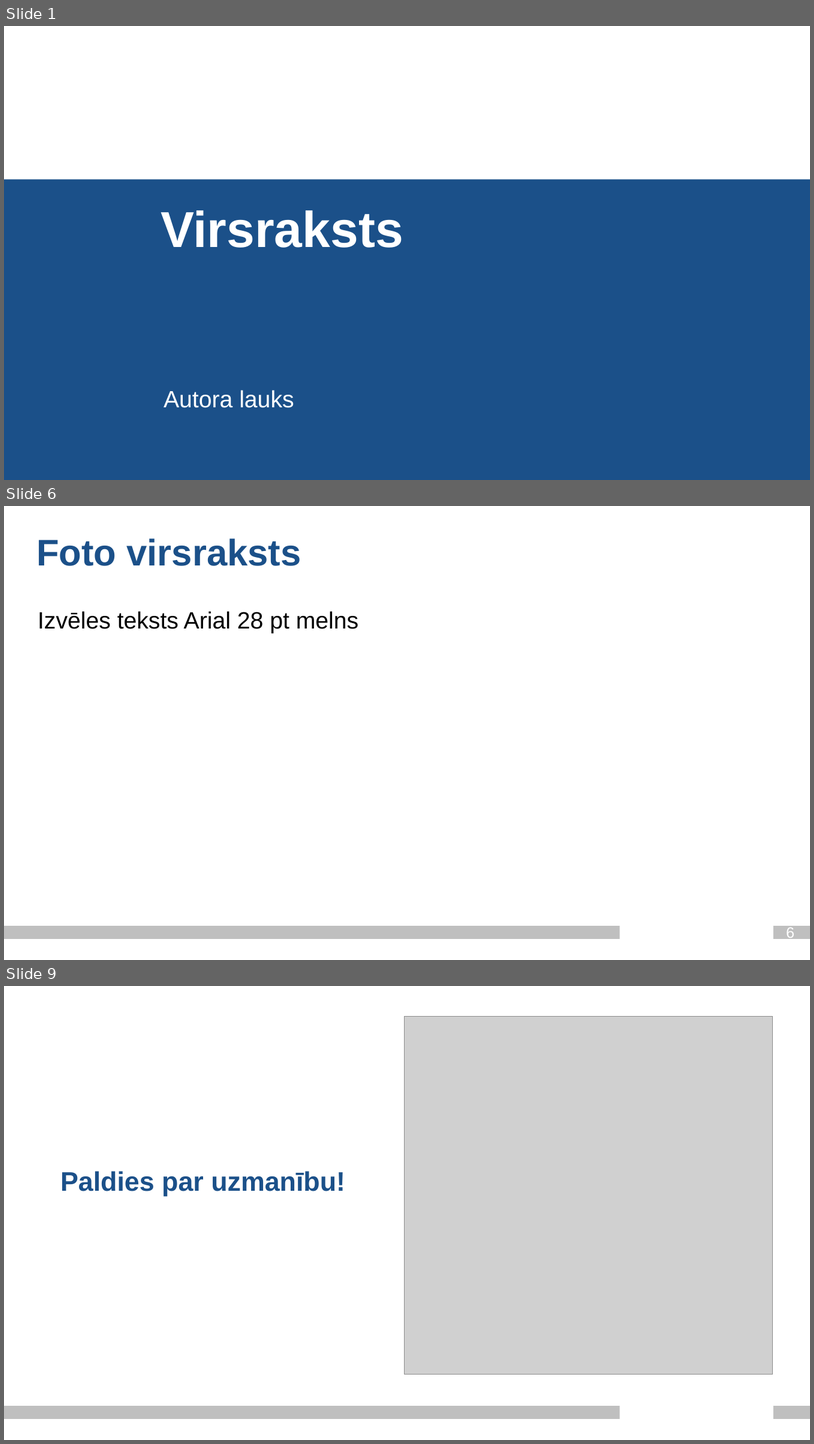
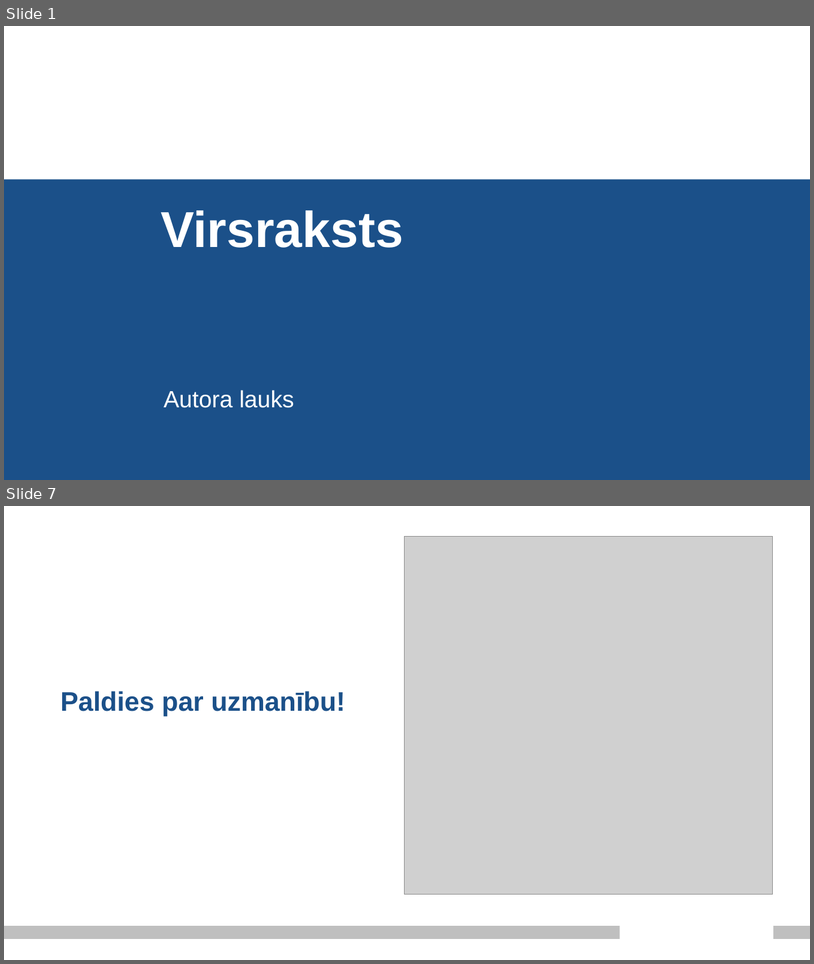
Before and after one commit to Paddlebear/valteh-ipa-translit, a slide deck: docs/valodasprez_2_ag21201_je21033.pptx. Shown one above the other, each under a label of ours: slides 1, 6 and 9 before the commit, slides 1 and 7 after it; the slides between them are not shown. The pictures are 814x1444 and 814x964 pixels, drawn with LibreOffice and Linux fonts; fonts in the diff are those of the drawing; grey boxes stand for pictures; background and template pictures are left out. Boxes give left, top, right and bottom in pixels: in the first picture for what was removed or moved away, otherwise in the second. Text is boxed around its words. In the diff, an @@ line names an element or a change of style, - is before the commit and + after.

```diff
--- a/docs/valodasprez_2_ag21201_je21033.pptx
+++ b/docs/valodasprez_2_ag21201_je21033.pptx
@@ slide 6 removed at (4, 506, 810, 960), background #FFFFFF; not listed: 2 template elements that a slide beside it also shows @@
@@ title removed at (36, 538, 302, 566) @@
-Foto virsraksts
@@ text removed at (38, 611, 359, 633) @@
-Izvēles teksts Arial 28 pt melns
@@ page number removed at (786, 927, 795, 941) @@
-6
@@ what was slide 9 is now slide 7 @@
```
Also in this commit, not shown: 5 slides added, 6 other slides removed.
